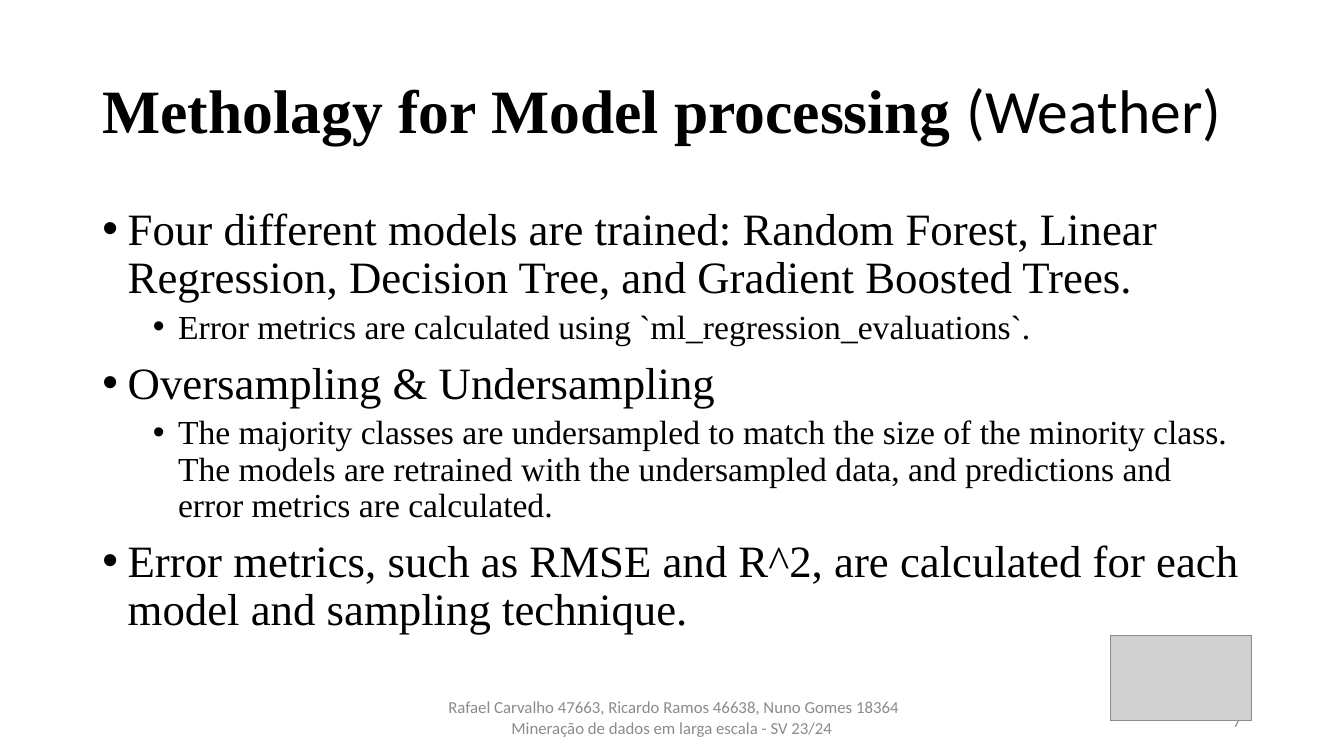
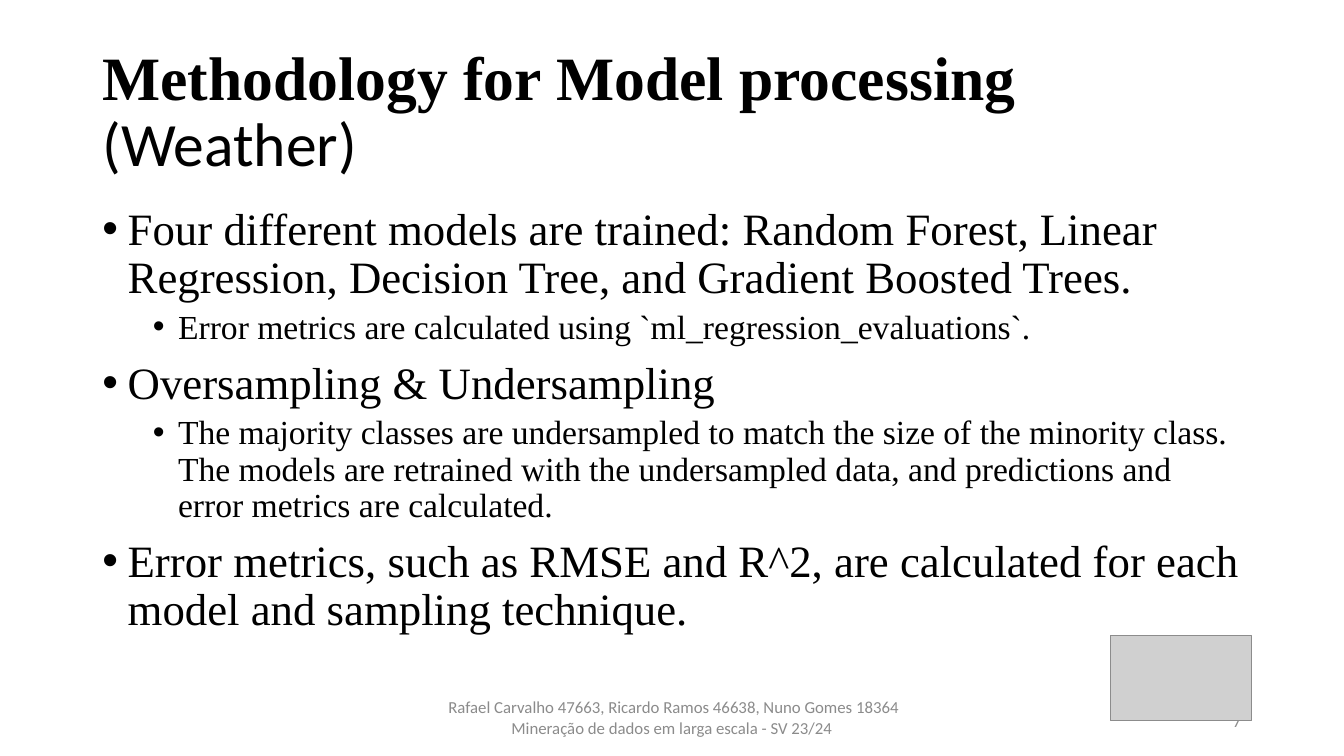
Before and after one commit to rcarvalho16/MDLE-23-24, a slide deck: slide 7 of Trabalho_Pratico/Powerpoint_vNG.pptx. Drawn at 1344x756 pixels with LibreOffice and Linux fonts; fonts in the diff are those of the drawing; grey boxes stand for pictures. Boxes give left, top, right and bottom in pixels: in the first picture for what was removed or moved away, otherwise in the second. Text is boxed around its words. In the diff, an @@ line names an element or a change of style, - is before the commit and + after.

```diff
--- a/Trabalho_Pratico/Powerpoint_vNG.pptx
+++ b/Trabalho_Pratico/Powerpoint_vNG.pptx
@@ title at [102, 56, 1015, 175]: text changed @@
-Metholagy for Model processing (Weather)
+Methodology for Model processing (Weather)
```
Also in this commit, not shown: 1 other slide changed, 2 other files.
